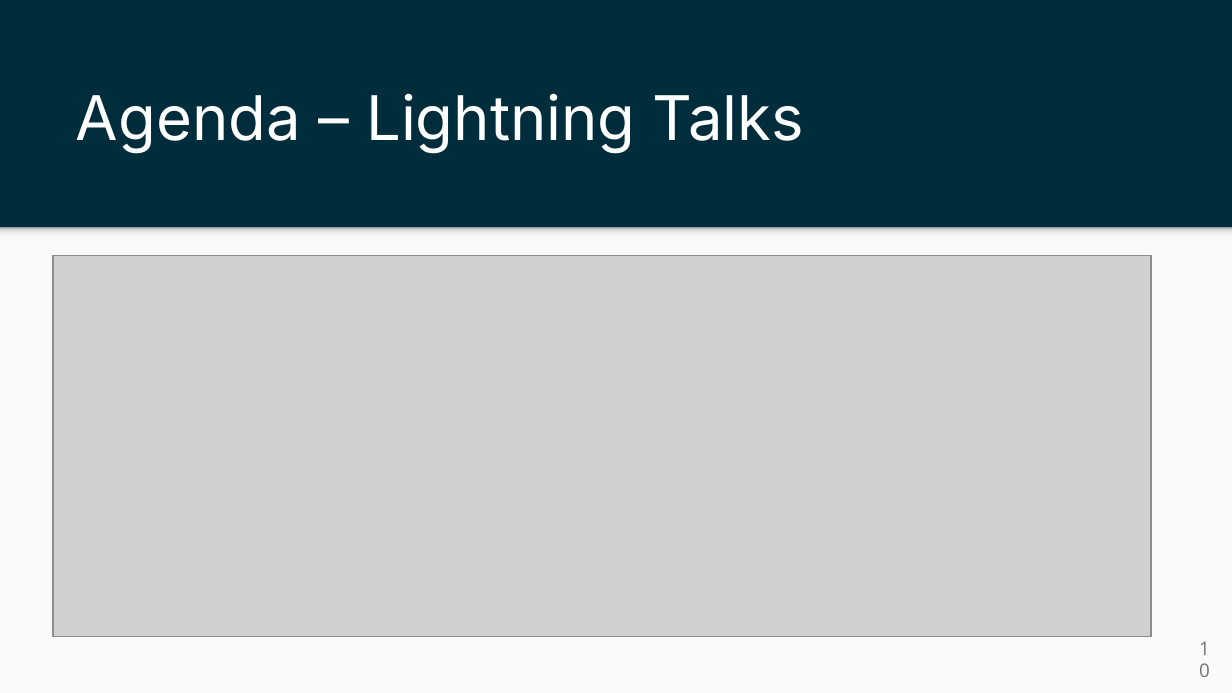
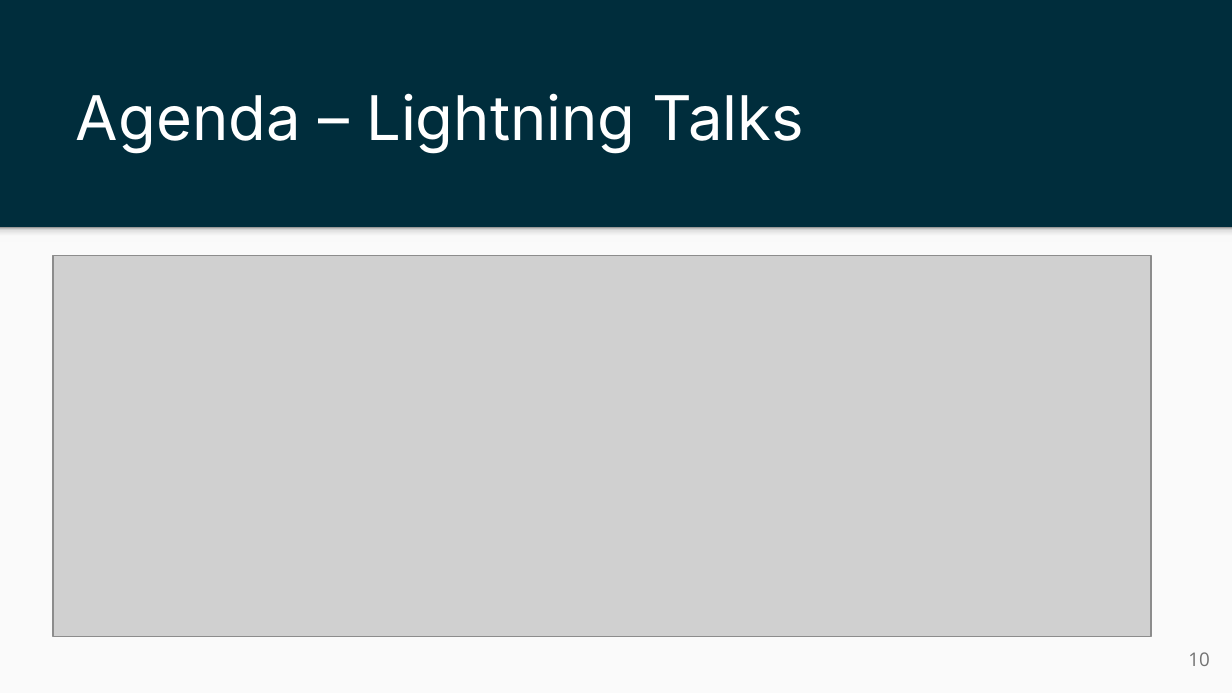
Before and after one commit to ietf-ippm/meeting-materials, a slide deck: slide 10 of ietf123-Madrid/Slides/chair-slides-ippm.pptx. Drawn at 1232x693 pixels with LibreOffice and Linux fonts; fonts in the diff are those of the drawing; grey boxes stand for pictures. Boxes give left, top, right and bottom in pixels: in the first picture for what was removed or moved away, otherwise in the second. Text is boxed around its words. In the diff, an @@ line names an element or a change of style, - is before the commit and + after.

Commit message:
updated bmwg-ippm agenda and removed bmwg slides from ippm session

```diff
--- a/ietf123-Madrid/Slides/chair-slides-ippm.pptx
+++ b/ietf123-Madrid/Slides/chair-slides-ippm.pptx
@@ page number rewrapped from [1177, 637, 1222, 683] to [1188, 652, 1209, 666] @@
```
Also in this commit, not shown: 3 other slides changed, 2 slides removed, 1 other file.
